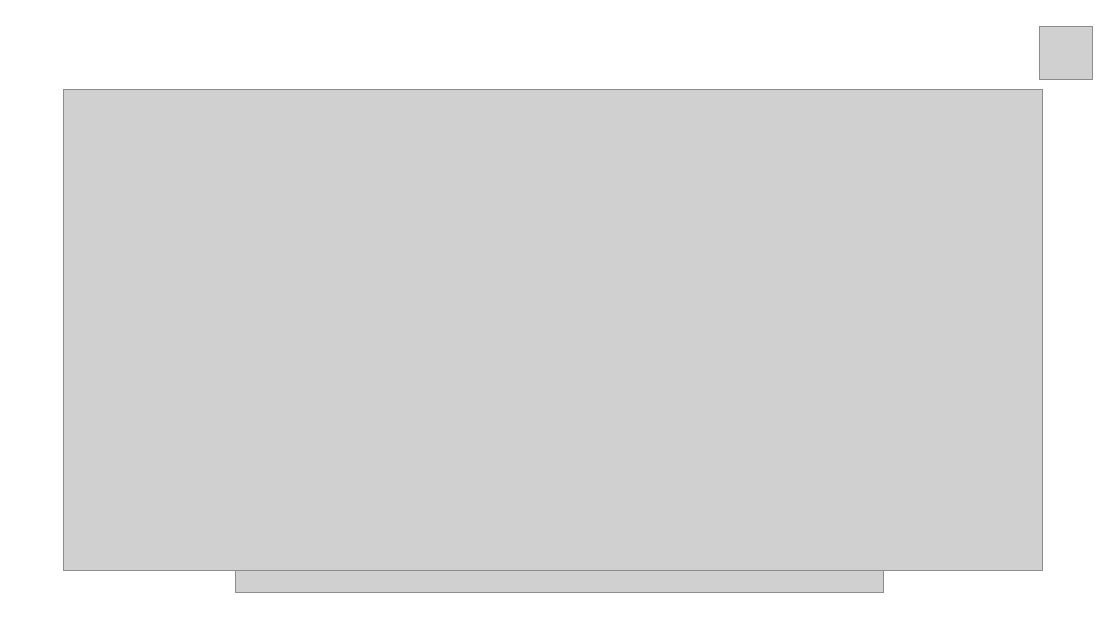
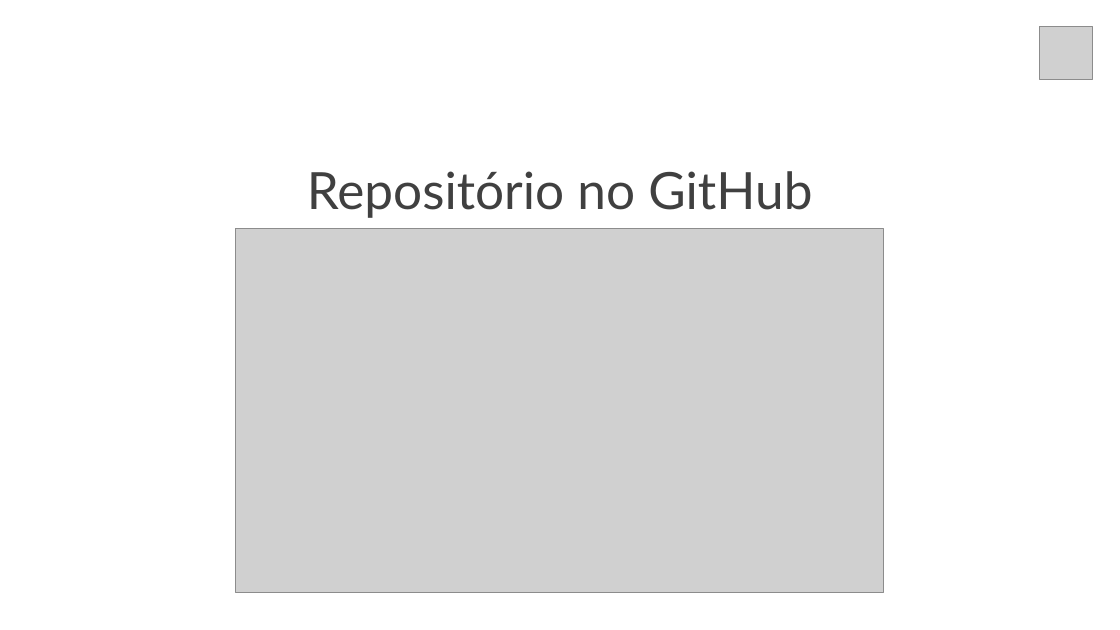
Before and after one commit to gui-ss/projeto-bandtec, a slide deck: slide 22 of Documentação/chameleon.pptx (slide 23 before the commit). Drawn at 1120x630 pixels with LibreOffice and Linux fonts; fonts in the diff are those of the drawing; grey boxes stand for pictures. Boxes give left, top, right and bottom in pixels: in the first picture for what was removed or moved away, otherwise in the second. Text is boxed around its words. In the diff, an @@ line names an element or a change of style, - is before the commit and + after.

```diff
--- a/Documentação/chameleon.pptx
+++ b/Documentação/chameleon.pptx
@@ picture removed at bbox=[64, 90, 1044, 571] @@
@@ text added at bbox=[307, 171, 812, 218], 44 pt, text #404040 @@
+Repositório no GitHub
```
Also in this commit, not shown: 2 other slides changed, 1 slide added, 1 slide removed.
